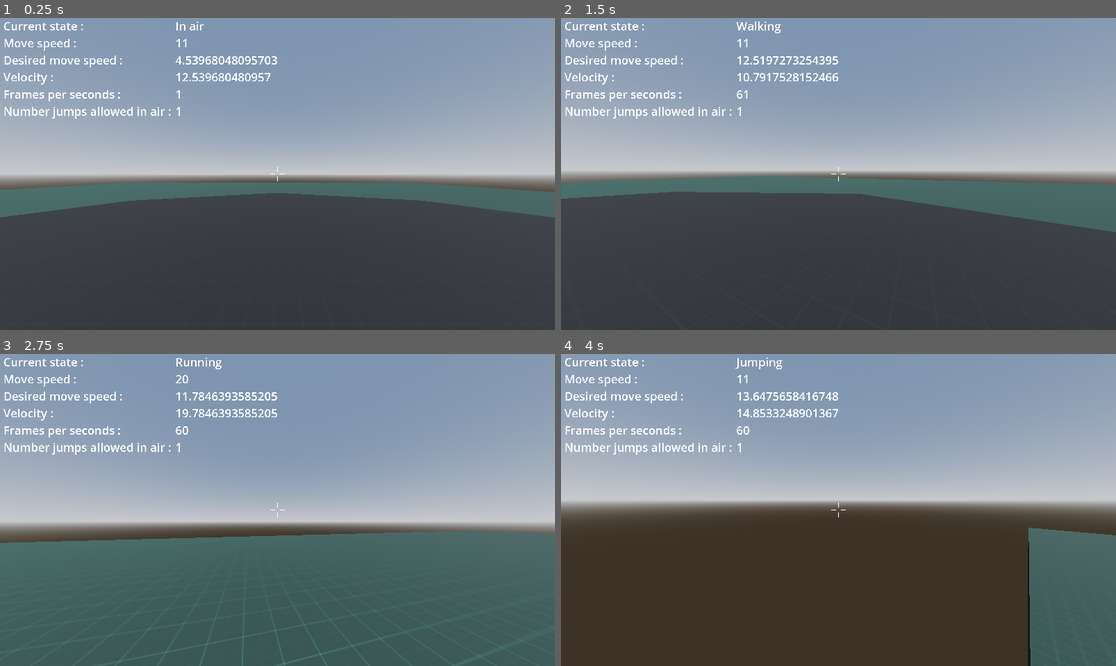
Above: before the commit, frames 1-4 (two rows, left to right).
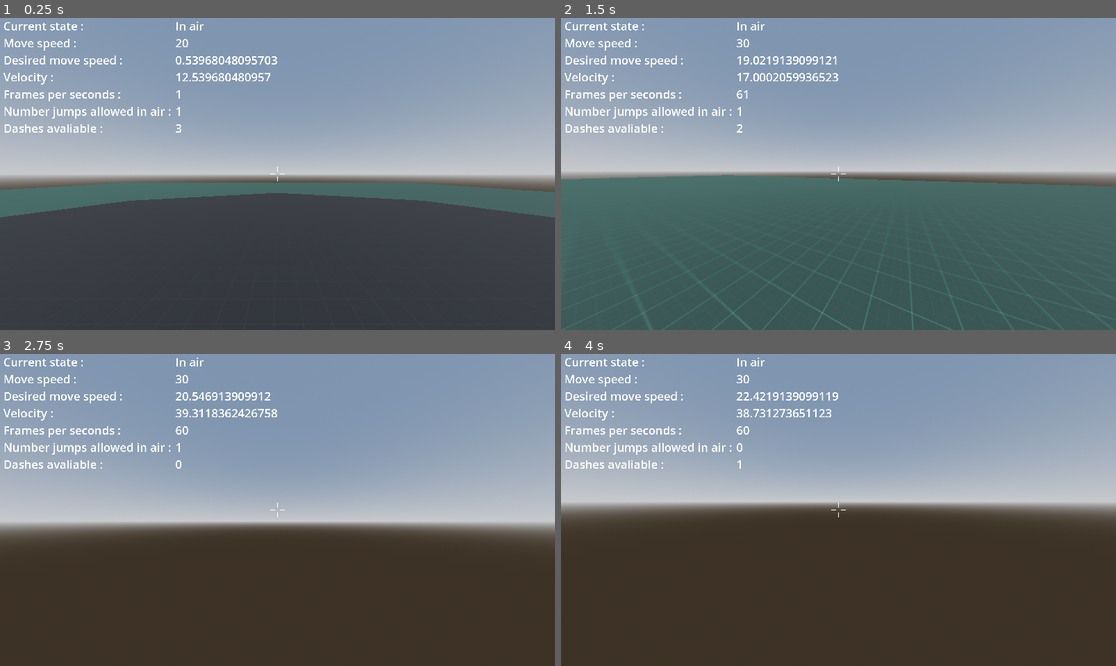
Above: after the commit, the same moments.

Repository: rinriukato/shroomjam-24
Game: Godot game, scene res://world_test.tscn
The game is run twice, just before and just after one commit, with the same random seed, the same clock (stepped at 60 frames per second) and the same inputs.
Inputs (mouse positions are in pixels of both pictures, inside the frame that each line leads up to):
- Up to frame 1 (0.25 s): no input
- Up to frame 2 (1.5 s): move the mouse to (866, 174) at 0.52 s; hold W (up) from 0.53 s (still down); tap Ctrl (dash) at 0.6 s; tap Space (jump) at 0.77 s; tap Shift (run) at 0.8, 1.35 s; move the mouse to (810, 174) at 1.27 s
- Up to frame 3 (2.75 s): keep holding W (up); tap Space (jump) at 1.52 s; tap Ctrl (dash) at 1.55, 2.1 s; move the mouse to (288, 503) at 2.02 s; tap Shift (run) at 2.3 s
- Up to frame 4 (4 s): keep holding W (up); move the mouse to (832, 516) at 2.77 s; tap Shift (run) at 2.85, 3.8 s; tap Space (jump) at 3.02, 3.77 s; tap Ctrl (dash) at 3.05 s; move the mouse to (877, 513) at 3.52 s; press the mouse at (877, 513) at 3.53 s

The runs differ from the first frame. In frame 1, 0.2% of the frame differs, in the area x 0-34%, y 6-37%; in frame 2, 42%; in frame 3, 42%, in the area x 0-100%, y 1-100%; in frame 4, 7.9%.

Commit message:
Added variable number of air dashes
You can now configure how many dashes the player has in the air

Diff:
--- a/project-source-coded/Scenes/PlayerCharacterScene.tscn
+++ b/project-source-coded/Scenes/PlayerCharacterScene.tscn
@@ -64,6 +64,7 @@
 wallJumpVelocity = 3.0
 dashTime = 0.09
 timeBeforeCanDashAgain = 2.0
+dashCooldown = 1.0
 wallGravityMultiplier = 0.7
 
 [node name="standingHitbox" type="CollisionShape3D" parent="."]
@@ -223,6 +224,12 @@
 theme_override_font_sizes/font_size = 40
 text = "Number jumps allowed in air : "
 
+[node name="DashesLabel" type="Label" parent="HUD/HBoxContainer/VBoxContainer"]
+texture_filter = 1
+layout_mode = 2
+theme_override_font_sizes/font_size = 40
+text = "Dashes avaliable : "
+
 [node name="VBoxContainer2" type="VBoxContainer" parent="HUD/HBoxContainer"]
 layout_mode = 2
 
@@ -261,3 +268,14 @@
 layout_mode = 2
 theme_override_font_sizes/font_size = 40
 text = "..................."
+
+[node name="DashesLabel" type="Label" parent="HUD/HBoxContainer/VBoxContainer2"]
+texture_filter = 1
+layout_mode = 2
+theme_override_font_sizes/font_size = 40
+text = "..................."
+
+[node name="DashTimer" type="Timer" parent="."]
+one_shot = true
+
+[connection signal="timeout" from="DashTimer" to="." method="_on_dash_timer_timeout"]
--- a/project-source-coded/Scripts/PlayerCharacter/HUDScript.gd
+++ b/project-source-coded/Scripts/PlayerCharacter/HUDScript.gd
@@ -11,6 +11,7 @@
 @onready var framesPerSecondLabelText = $HBoxContainer/VBoxContainer2/FramesPerSecondLabelText
 @onready var nbJumpsAllowedInAirLabelText = $HBoxContainer/VBoxContainer2/NbJumpsInAirLabelText
 @onready var speedLinesContainer = $SpeedLinesContrainer
+@onready var dashesLabel = $HBoxContainer/VBoxContainer2/DashesLabel
 
 func _ready():
 	speedLinesContainer.visible = false #the speed lines will only be displayed when the character will dashing
@@ -65,6 +66,10 @@
 	await get_tree().create_timer(dashTime).timeout
 	speedLinesContainer.visible = false
 
+func displayDashes(dashes):
+	# This function manages the number of dashes avaliable
+	dashesLabel.set_text(str(dashes))
+
 func _process(_delta):
 	#this function manage the frames per second displayment
 	framesPerSecondLabelText.set_text(str(Engine.get_frames_per_second()))
--- a/project-source-coded/Scripts/PlayerCharacter/PlayerCharacterScript.gd
+++ b/project-source-coded/Scripts/PlayerCharacter/PlayerCharacterScript.gd
@@ -73,8 +73,11 @@
 @export var dashTime : float
 var dashTimeRef : float
 @export var timeBeforeCanDashAgain : float
+@export var dashCooldown : float
 var timeBeforeCanDashAgainRef : float
 var velocityPreDash : Vector3
+@export var maxDashes : int
+@onready var dashCharges := maxDashes
 
 #gravity variables
 @export_group("gravity variables")
@@ -89,6 +92,7 @@
 @onready var ceilingCheck = $CeilingCheck
 @onready var mesh = $MeshInstance3D
 @onready var hud = $HUD
+@onready var dashTimer := $DashTimer
 
 func _ready():
 	#set the start move speed
@@ -115,6 +119,9 @@
 	#set the mesh scale of the character
 	mesh.scale = Vector3(1.0, 1.0, 1.0)
 
+	dashTimer.wait_time = dashCooldown
+
+
 func _process(_delta):
 	#the behaviours that is preferable to check every "visual" frame
 
@@ -224,6 +231,7 @@
 	hud.displayDesiredMoveSpeed(desiredMoveSpeed)
 	hud.displayVelocity(velocity.length())
 	hud.displayNbJumpsAllowedInAir(nbJumpsInAirAllowed)
+	hud.displayDashes(dashCharges)
 
 	#not a property, but a visual
 	if currentState == states.DASH: hud.displaySpeedLines(dashTime)
@@ -512,11 +520,13 @@
 
 func dashStateChanges():
 	#condition here, the state is changed only if the character is moving (so has an input direction)
-	if inputDirection != Vector2.ZERO and timeBeforeCanDashAgain <= 0:
+	if inputDirection != Vector2.ZERO and dashCharges > 0:
 		currentState = states.DASH
 		moveSpeed = dashSpeed
 		dashTime = dashTimeRef
 		velocityPreDash = velocity #save the pre dash velocity, to apply it when the dash is finished (to get back to a normal velocity)
+		dashCharges -= 1
+		dashTimer.start()
 
 		if mesh.scale.y != 1.0:
 			mesh.scale.y = 1.0
@@ -549,3 +559,8 @@
 			#here, we check the layer of the collider, then we check if the layer 3 (walkableWall) is enabled, with 1 << 3-1. If theses two points are valid, the character can wallrun
 			if layer & (1 << 3-1) != 0: canWallRun = true
 			else: canWallRun = false
+
+func _on_dash_timer_timeout() -> void:
+	dashCharges += 1
+	if dashCharges < maxDashes:
+		dashTimer.start()
--- a/project-source-coded/world_test.tscn
+++ b/project-source-coded/world_test.tscn
@@ -88,3 +88,6 @@
 
 [node name="PlayerCharacter" parent="." instance=ExtResource("5_mjmwr")]
 transform = Transform3D(1, 0, 0, 0, 1, 0, 0, 0, 1, 0, 4.55231, 0)
+walkSpeed = 20.0
+runSpeed = 30.0
+maxDashes = 3
